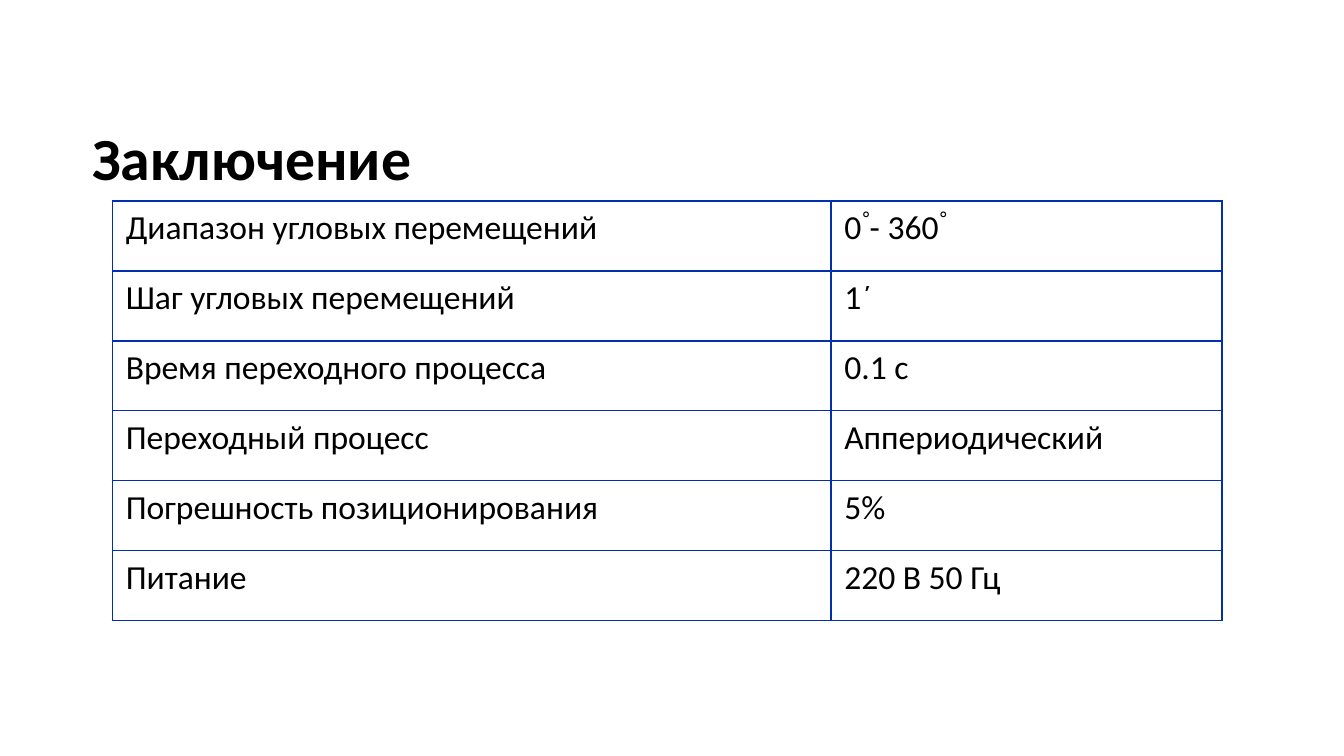
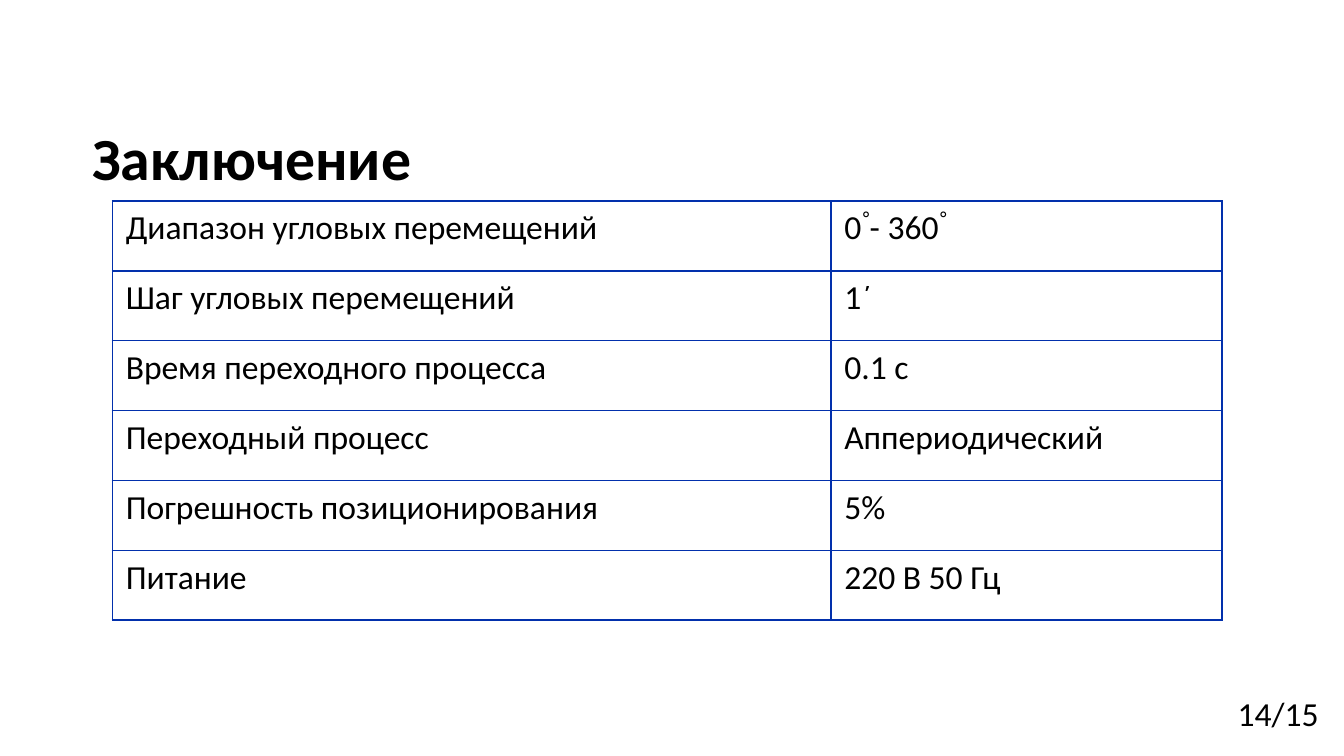
Before and after one commit to ihgorek/system_management_precision_table, a slide deck: slide 14 of диплом.pptx. Drawn at 1344x756 pixels with LibreOffice and Linux fonts; fonts in the diff are those of the drawing; background and template pictures are left out. Boxes give left, top, right and bottom in pixels: in the first picture for what was removed or moved away, otherwise in the second. Text is boxed around its words. In the diff, an @@ line names an element or a change of style, - is before the commit and + after.

```diff
--- a/диплом.pptx
+++ b/диплом.pptx
@@ text added at bbox=[1238, 702, 1319, 728], 18 pt, text #000000 @@
+14/15
```
Also in this commit, not shown: 14 other slides changed, 1 other file.
